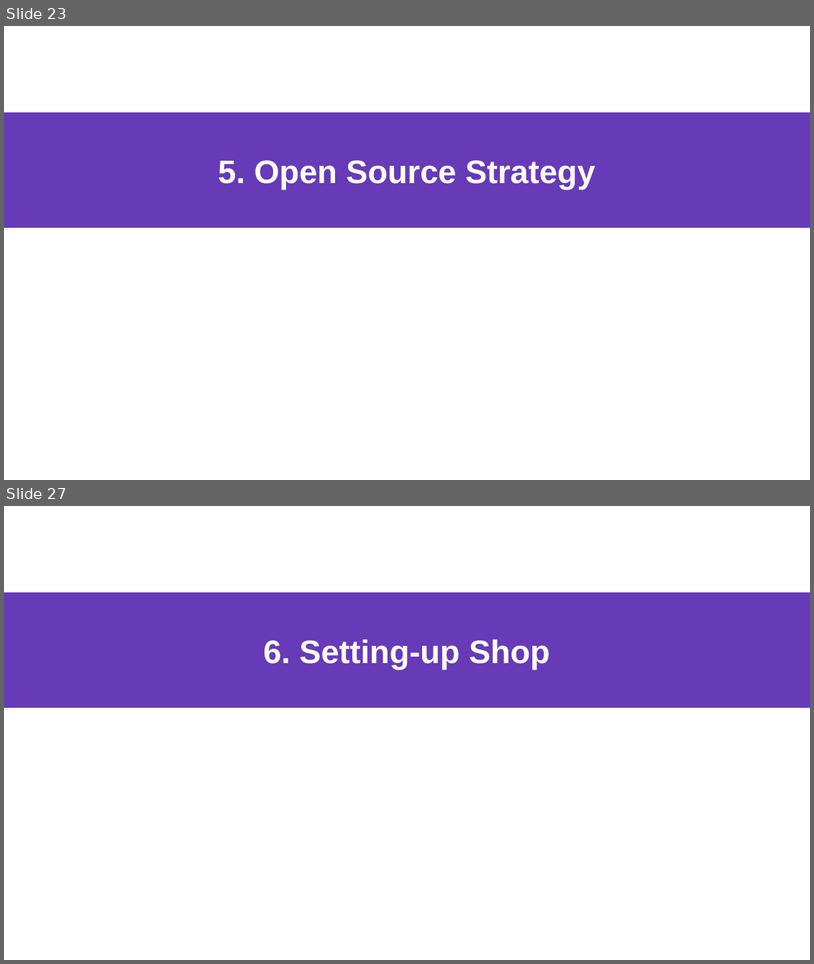
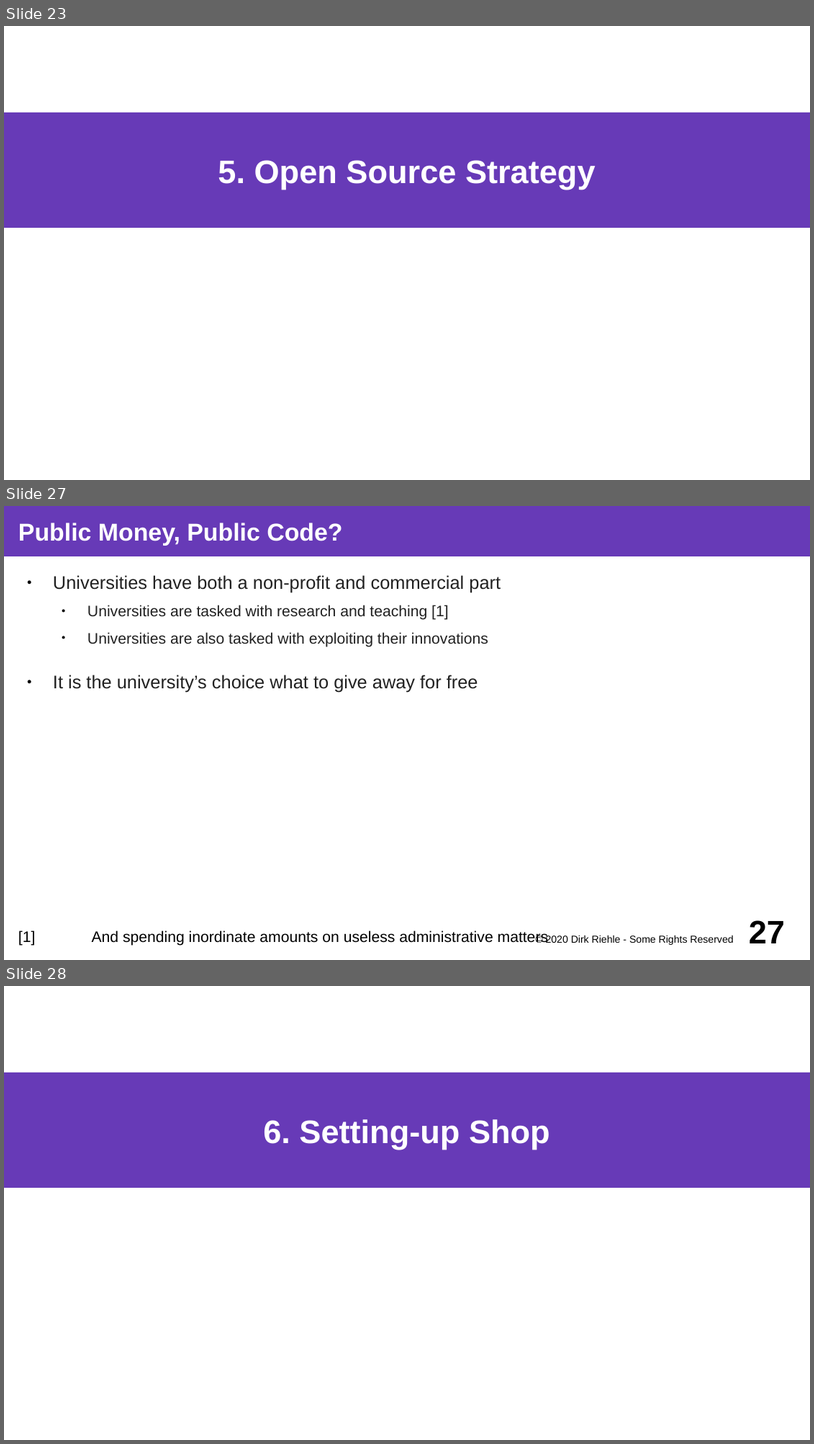
Before and after one commit to dirkriehle/coss-course, a slide deck: Lecture slides/COSS D02 - Research and Startup.odp. Shown one above the other, each under a label of ours: slides 23 and 27 before the commit, slides 23, 27 and 28 after it; the slides between them are not shown. The pictures are 814x964 and 814x1444 pixels, drawn with LibreOffice and Linux fonts; fonts in the diff are those of the drawing. Boxes give left, top, right and bottom in pixels: in the first picture for what was removed or moved away, otherwise in the second. Text is boxed around its words. In the diff, an @@ line names an element or a change of style, - is before the commit and + after.

Commit message:
Added slide deck D03 on the role of the university.

```diff
--- a/Lecture slides/COSS D02 - Research and Startup.odp
+++ b/Lecture slides/COSS D02 - Research and Startup.odp
@@ slide 27 added at [4, 506, 810, 960], background #FFFFFF @@
@@ title added at [4, 506, 810, 556], fill #673AB7, 24 pt, text #FFFFFF, bold @@
+Public Money, Public Code?
@@ text added at [53, 575, 501, 692], 15 pt, text #212121 @@
+● Universities have both a non-profit and commercial part
+  ● Universities are tasked with research and teaching [1]
+  ● Universities are also tasked with exploiting their innovations
+● It is the university’s choice what to give away for free
@@ text added at [18, 930, 548, 945], 15 pt, text #000000 @@
+[1] And spending inordinate amounts on useless administrative matters
@@ text added at [546, 934, 733, 944], 10 pt, text #000000 @@
+© 2020 Dirk Riehle - Some Rights Reserved
@@ page number added at [749, 920, 785, 943], 32 pt, text #000000, bold @@
+27
@@ what was slide 27 is now slide 28 @@
```
Also in this commit, not shown: 5 slides changed, 3 other files.
